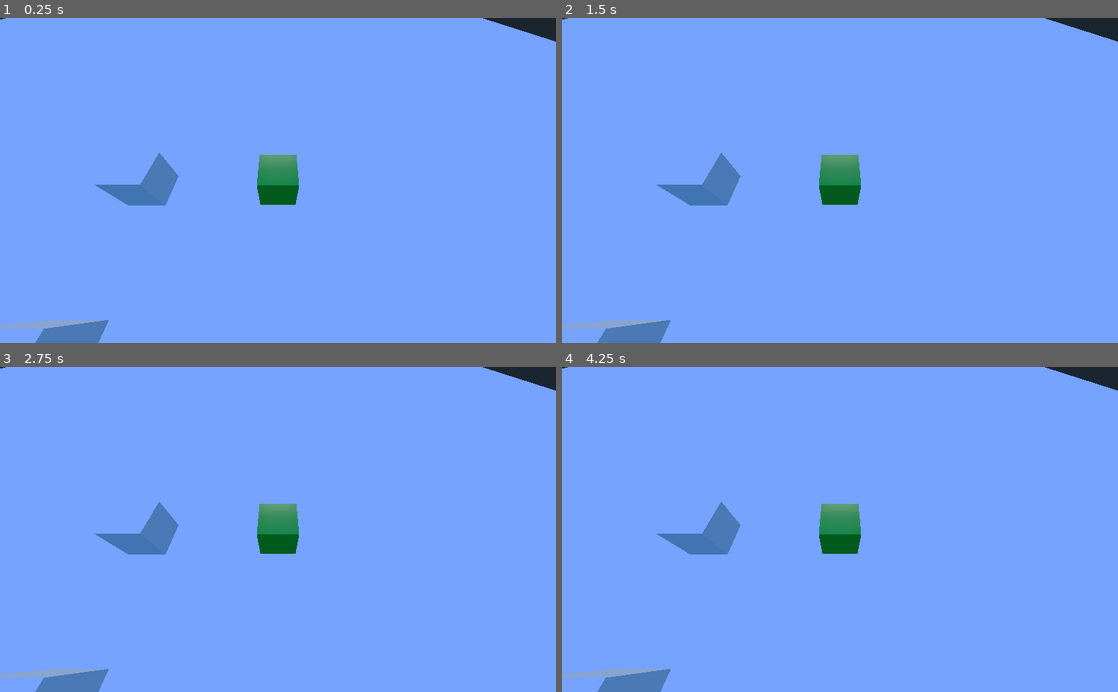
Above: before the commit, frames 1-4 (two rows, left to right).
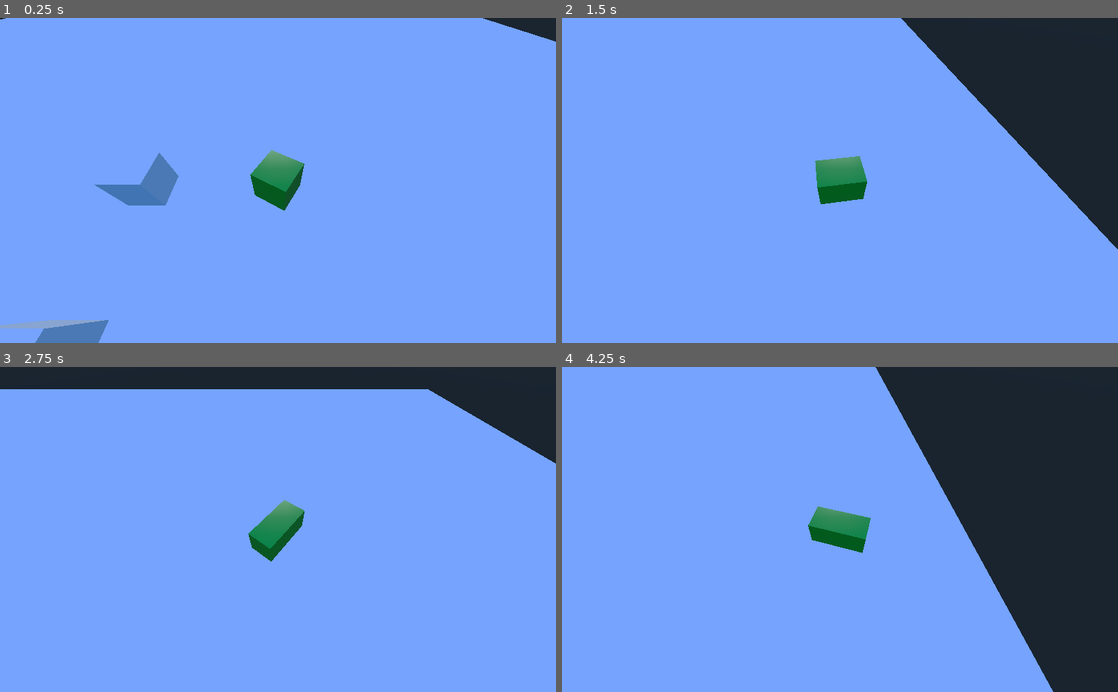
Above: after the commit, the same moments.

Repository: Siponen/HackSlashRPG
Game: Godot game, scene res://main.tscn
Two runs of this game, one before a commit and one after it. Both use one fixed random seed, a clock stepped at 60 frames per second and the inputs below.
Inputs (mouse positions are in pixels of both pictures, inside the frame that each line leads up to):
- Up to frame 1 (0.25 s): no input
- Up to frame 2 (1.5 s): tap Enter at 0.5 s; move the mouse to (962, 164) at 0.52 s; hold D (move_right) 0.53-1.28 s; tap Space (dodge) at 0.6 s; move the mouse to (728, 196) at 1.27 s; hold S (move_down) from 1.28 s (still down); click (728, 196) at 1.35 s
- Up to frame 3 (2.75 s): tap Space (dodge) at 1.55, 2.1 s; move the mouse to (333, 458) at 2.02 s; release S (move_down) at 2.03 s; hold D (move_right) from 2.03 s (still down)
- Up to frame 4 (4.25 s): move the mouse to (812, 594) at 2.77 s; release D (move_right) at 2.78 s; hold W (move_up) 2.78-3.53 s; right-click (812, 594) at 2.85 s; tap Space (dodge) at 3.05, 3.8 s; move the mouse to (1006, 578) at 3.52 s; hold A (move_left) from 3.53 s (still down); tap R (ultimate_attack) at 3.6 s

The runs differ from the first frame. In frame 1, 0.4% of the frame differs, in the area x 45-55%, y 40-60%; in frame 2, 16%; in frame 3, 12%; in frame 4, 30%, in the area x 0-100%, y 0-100%.
Error before the commit: Parse Error: The identifier "playerMovementVelocity" isn't declared in the current scope. (res://Player.gd:67)

Commit message:
Add dodge logic

Diff:
--- a/Player.gd
+++ b/Player.gd
@@ -10,6 +10,19 @@
 var centerPosition
 
 var playerDodgePosition = Vector3()
+
+#PlayerStates
+#Normal
+#Stunned/Lockdowned
+#FixedMovement
+var isPlayerInFixedMovement = false
+var playerNewPosition = Vector3()
+var playerMovementTime = 1
+var playerCurrentMovementTime = 0
+#Death
+
+#PlayerMovement
+var playerMovementVelocity = Vector2()
 
 #Debuffs
 var isSilenced = false
@@ -75,39 +88,35 @@
 	if ultimateAttackTimer > 0:
 		ultimateAttackTimer -= delta
 
-	#Dodge input
-	if isSilenced == false:
-		if Input.is_action_just_pressed("dodge"):
-			print("Roll")
-			var playerPosition = global_transform.origin
-			var playerForward = global_transform.basis.z
-			#playerDodgePosition.x =
-
-			playerCurrentDodgeTime = 1
-			pass
-		pass
-
-	if playerCurrentDodgeTime > 0:
-		#Lerp this
-		playerCurrentDodgeTime -= delta
-
-	#Attack input
+	#Ability input
 	if isSilenced == false:
 		if Input.is_action_just_pressed("attack"):
 			if attackTimer <= 0:
 				$basic_attack/AnimationPlayer.play("Attack")
 				attackTimer = attackCooldown
 				print("Player Attack")
+
 		elif Input.is_action_just_pressed("heavy_attack"):
 			if heavyAttackTimer <= 0:
 				$heavy_attack/AnimationPlayer.play("Attack")
 				heavyAttackTimer = heavyAttackCooldown
 				print("Player Heavy Attack")
+
 		elif Input.is_action_just_pressed("ultimate_attack"):
 			if ultimateAttackTimer <= 0:
 				animPlayer.play("Ultimate")
 				ultimateAttackTimer = ultimateAttackCooldown
 				print("Player Ultimate Attack")
+
+		elif Input.is_action_just_pressed("dodge"):
+			var playerPosition = global_transform.origin
+			var playerForward = global_transform.basis.x # TODO basis.z is somehow right vector, while it should be forward.
+			playerForward.y = 0
+			playerNewPosition = playerPosition + playerForward * 30;
+			isPlayerInFixedMovement = true
+			playerCurrentMovementTime = 0
+			playerMovementTime = 1.0
+			$AnimationPlayer.play("Dodge")
 	pass
 
 func setPlayerOrentation():
@@ -143,15 +152,30 @@
 	return velocity
 
 func _physics_process(delta):
-	physicsMovePlayer()
+	physicsMovePlayer(delta)
 	pass
 
-func physicsMovePlayer():
+func physicsMovePlayer(delta):
 	var velocity = Vector3()
-	velocity.x = playerMovementVelocity.x
-	velocity.z = playerMovementVelocity.y
 
-	# Add other physical forces on the player
-	# TODO Add it here
+	#Fixed player movement to point
+	if isPlayerInFixedMovement:
+		var playerPosition = global_transform.origin
+		var nextPositionX = lerp(playerPosition.x, playerNewPosition.x, playerCurrentMovementTime)
+		var nextPositionZ = lerp(playerPosition.z, playerNewPosition.z, playerCurrentMovementTime)
+		velocity.x = nextPositionX - playerPosition.x
+		velocity.z = nextPositionZ - playerPosition.z
+
+		print("Velocity", velocity," From:", playerPosition," To:", playerNewPosition," weight: ", playerCurrentMovementTime)
+
+		if playerCurrentMovementTime > playerMovementTime:
+			isPlayerInFixedMovement = false
+			print("Done!", "End position: ", global_transform.origin)
+
+		playerCurrentMovementTime += delta
+	else:
+		#Free player movement
+		velocity.x = playerMovementVelocity.x
+		velocity.z = playerMovementVelocity.y
 
 	move_and_collide(velocity)
--- a/main.tscn
+++ b/main.tscn
@@ -77,6 +77,37 @@
 loop = false
 step = 0.1
 
+[sub_resource type="Animation" id=12]
+
+resource_name = "Dodge"
+length = 1.0
+loop = false
+step = 0.1
+tracks/0/type = "value"
+tracks/0/path = NodePath("CollisionShape:disabled")
+tracks/0/interp = 1
+tracks/0/loop_wrap = true
+tracks/0/imported = false
+tracks/0/enabled = true
+tracks/0/keys = {
+"times": PoolRealArray( 0, 0.3, 1 ),
+"transitions": PoolRealArray( 1, 1, 1 ),
+"update": 1,
+"values": [ false, true, false ]
+}
+tracks/1/type = "value"
+tracks/1/path = NodePath("TempMesh:scale")
+tracks/1/interp = 1
+tracks/1/loop_wrap = true
+tracks/1/imported = false
+tracks/1/enabled = true
+tracks/1/keys = {
+"times": PoolRealArray( 0, 0.2, 0.7, 1 ),
+"transitions": PoolRealArray( 1, 1, 1, 1 ),
+"update": 0,
+"values": [ Vector3( 1, 1, 1 ), Vector3( 1.5, 0.7, 0.7 ), Vector3( 1.5, 0.7, 0.7 ), Vector3( 1, 1, 1 ) ]
+}
+
 [sub_resource type="Animation" id=5]
 
 length = 1.0
@@ -224,6 +255,7 @@
 playback_default_blend_time = 0.0
 playback_speed = 1.0
 anims/Attack = SubResource( 4 )
+anims/Dodge = SubResource( 12 )
 anims/HeavyAttack = SubResource( 5 )
 anims/Idle = SubResource( 6 )
 anims/Ultimate = SubResource( 7 )
Not shown: 1 places in main.tscn that only renumber resources
